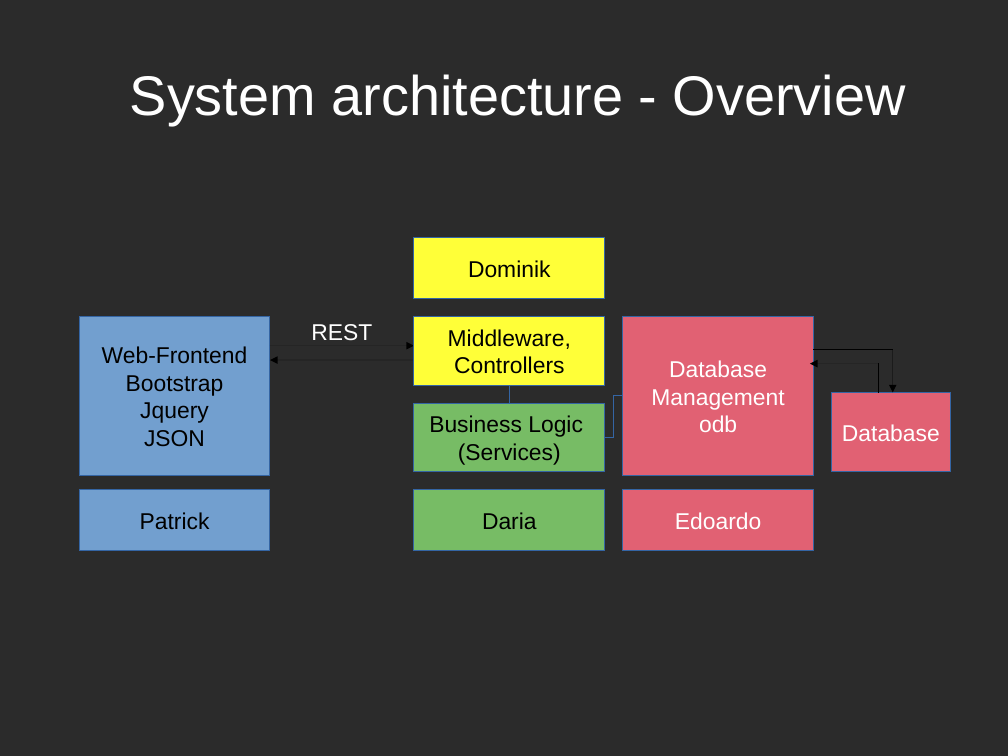
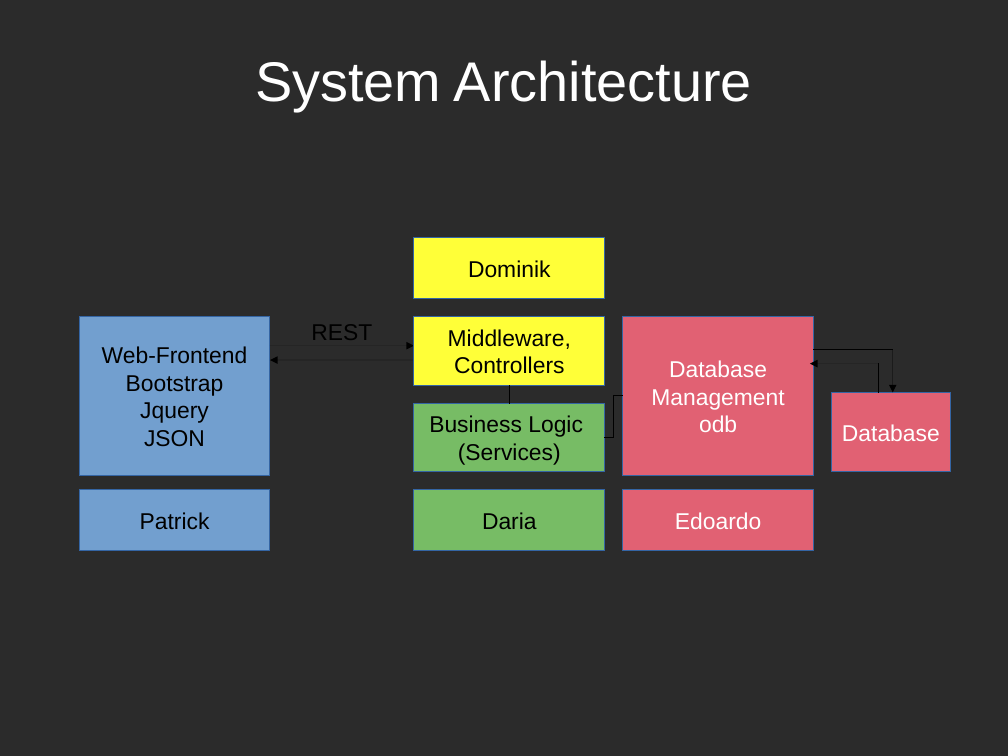
Before and after one commit to EdoardoLenzi9/Advanced-Programming-CPP-Dodo-Neko, a slide deck: slide 3 of Documentation/Milestone 4.odp (slide 5 before the commit). Drawn at 1008x756 pixels with LibreOffice and Linux fonts; fonts in the diff are those of the drawing; background and template pictures are left out; a plain dark background stands for a picture behind light text. Boxes give left, top, right and bottom in pixels: in the first picture for what was removed or moved away, otherwise in the second. Text is boxed around its words. In the diff, an @@ line names an element or a change of style, - is before the commit and + after.

```diff
--- a/Documentation/Milestone 4.odp
+++ b/Documentation/Milestone 4.odp
@@ title at (255, 60, 752, 111): text changed @@
-System architecture - Overview
+System Architecture
@@ text "REST" at (311, 324, 372, 340): text colour #FFFFFF to #000000 @@
@@ elbow line (509, 403) - (509, 385): stroke #3465A4 0 pt to #000000 0 pt @@
@@ elbow line (605, 437) - (623, 396): stroke #3465A4 0 pt to #000000 0 pt @@
```
Also in this commit, not shown: 2 other slides changed, 10 slides added, 20 slides removed.
